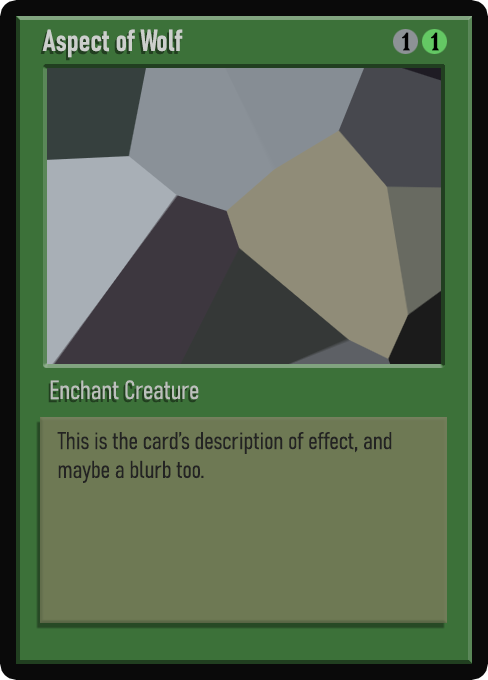
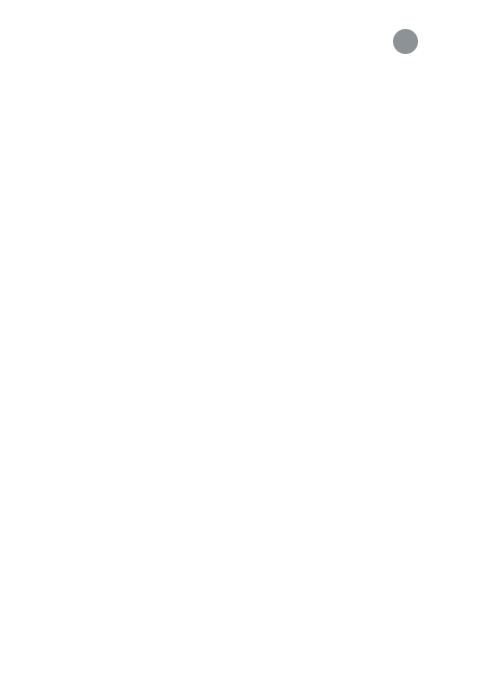
The second w=488, h=680 image is a revision of the first. Changes to its layers:
hid "1" (1st of 2, in "Group 1" › "COST" › "cost1") over [431, 32, 439, 51]
hid "Layer 7" over [422, 29, 447, 54]
hid "1" (2nd of 2, in "Group 1" › "COST" › "cost2") over [402, 32, 410, 51]
hid "Aspect of Wolf" over [42, 29, 183, 58]
hid "Enchant Creature" over [50, 380, 199, 400]
hid "This is the card’s description of effect, and maybe a blurb too" over [57, 432, 392, 483]
hid "Layer 6" over [40, 417, 447, 623]
hid "Layer 2", painted on it over [16, 16, 472, 664]
hid "card art" over [35, 56, 453, 375]
